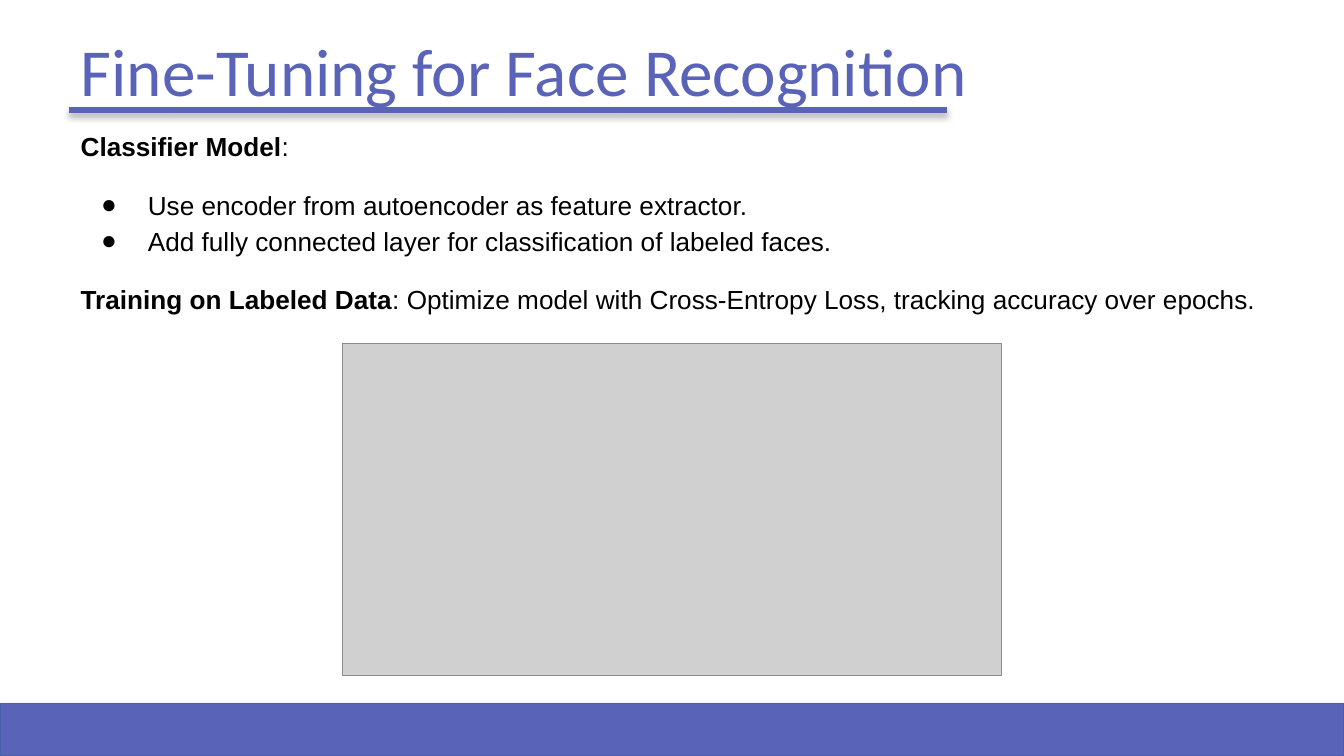
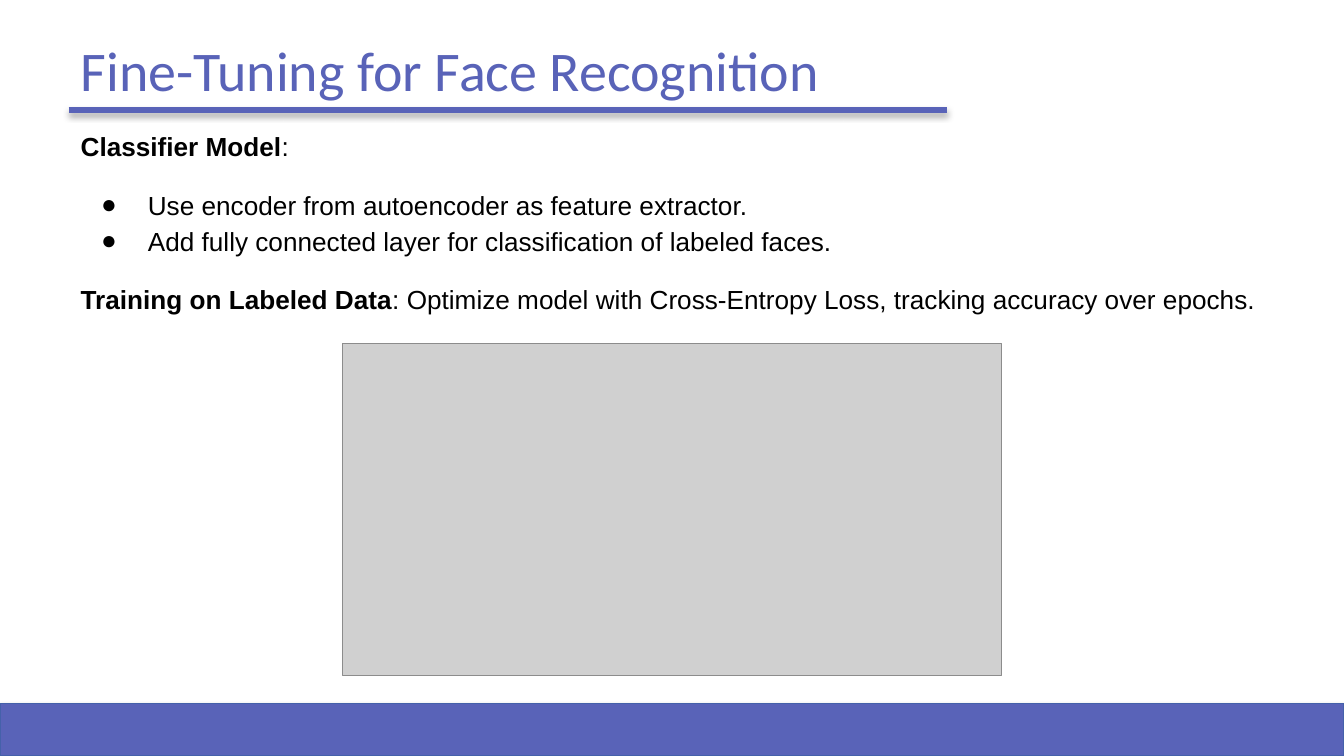
Before and after one commit to sidhu2690/IDC-409, a slide deck: slide 8 of Self-Supervised Approach to Facial Recognition.pptx (slide 7 before the commit). Drawn at 1344x756 pixels with LibreOffice and Linux fonts; fonts in the diff are those of the drawing; grey boxes stand for pictures; background and template pictures are left out. Boxes give left, top, right and bottom in pixels: in the first picture for what was removed or moved away, otherwise in the second. Text is boxed around its words. In the diff, an @@ line names an element or a change of style, - is before the commit and + after.

```diff
--- a/Self-Supervised Approach to Facial Recognition.pptx
+++ b/Self-Supervised Approach to Facial Recognition.pptx
@@ title "Fine-Tuning for Face Recognition" at <box>81,52,818,101</box>: size 36 to 30 pt @@
```
Also in this commit, not shown: 8 other slides changed, 2 slides added.
